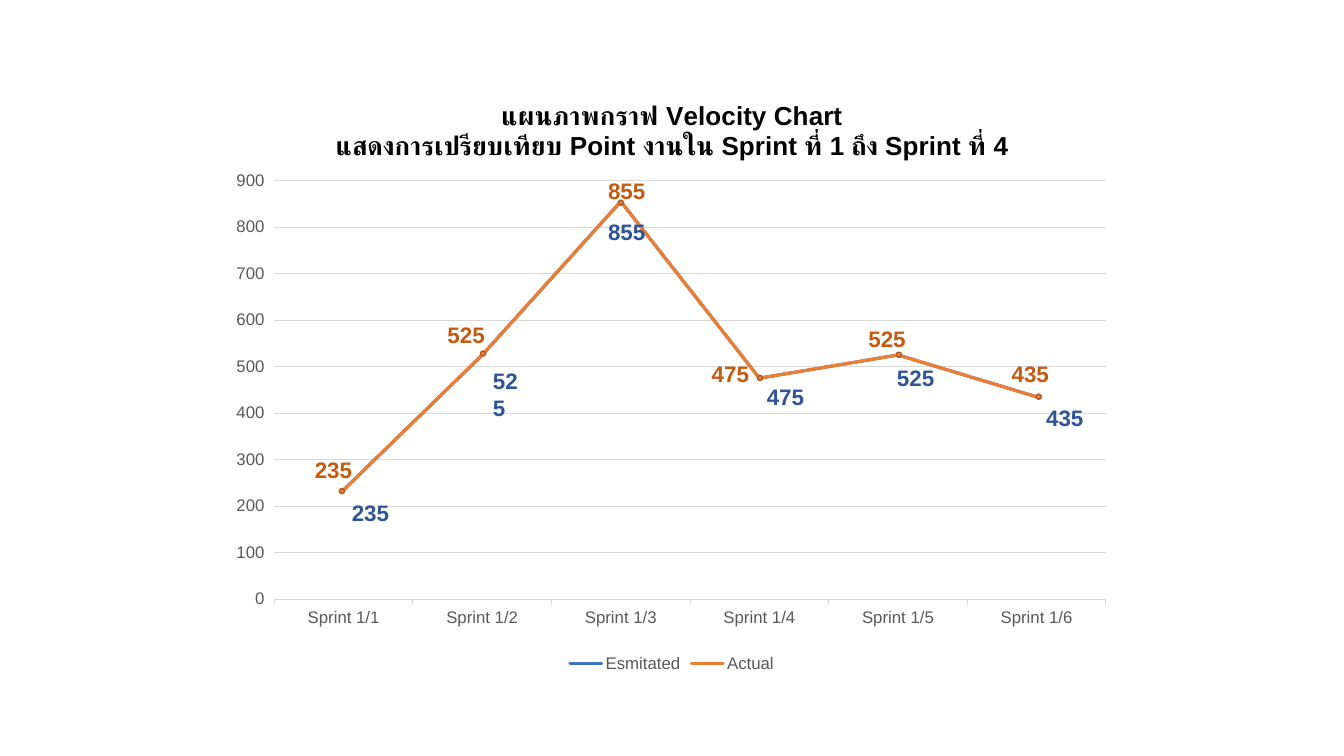
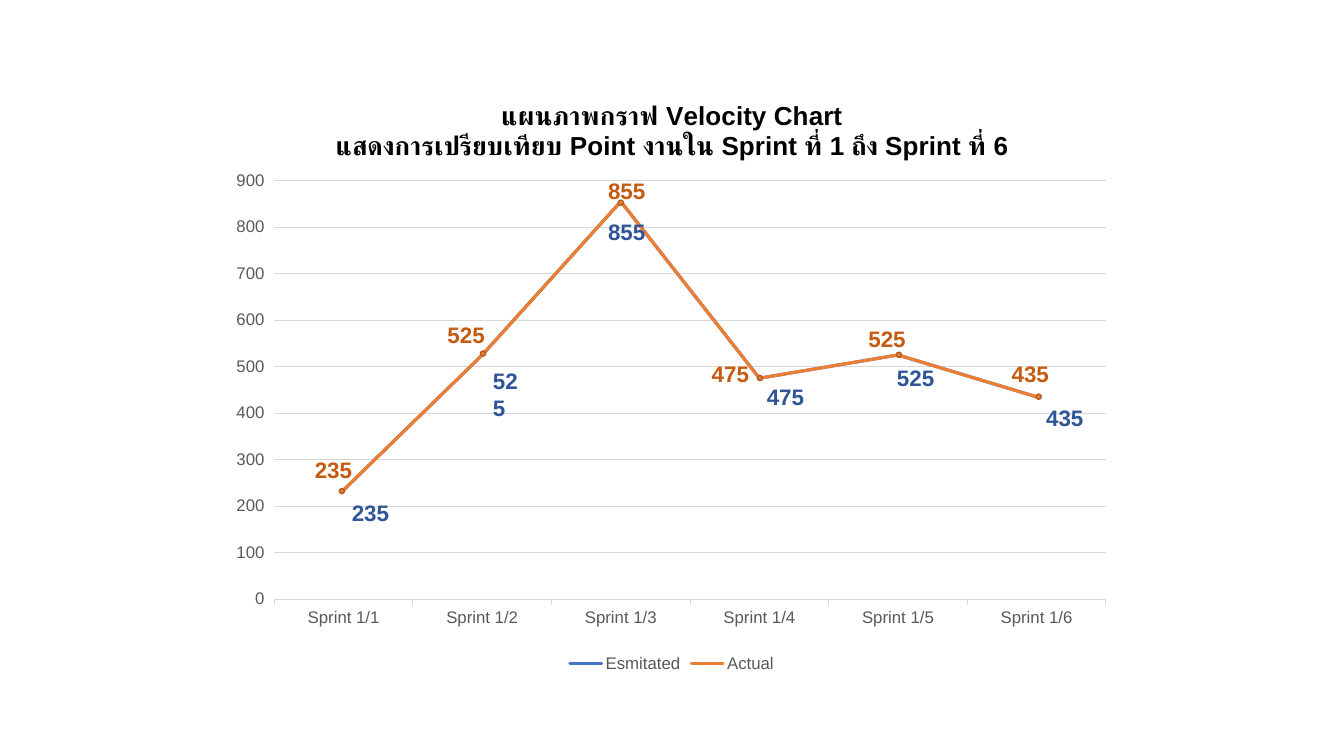
Before and after one commit to wirat0155/team4, a slide deck: slide 2 of Burndown & Velocity/V1.7.1 [2021-08-10] Burndown Velocity Sprint 1-6.pptx. Drawn at 1344x756 pixels with LibreOffice and Linux fonts; fonts in the diff are those of the drawing. Boxes give left, top, right and bottom in pixels: in the first picture for what was removed or moved away, otherwise in the second. Text is boxed around its words. In the diff, an @@ line names an element or a change of style, - is before the commit and + after.

Commit message:
Burndown & Velocity sprint 7

```diff
--- a/Burndown & Velocity/V1.7.1 [2021-08-10] Burndown Velocity Sprint 1-6.pptx
+++ b/Burndown & Velocity/V1.7.1 [2021-08-10] Burndown Velocity Sprint 1-6.pptx
@@ line chart at <box>224,80,1120,678</box> @@
@@ title "แผนภาพกราฟ Velocity Chart แสดงการเปรียบเทียบ Point งานใน Sprint ที่ 1 ถึง Sprint ที่ 4 " to "แผนภาพกราฟ Velocity Chart แสดงการเปรียบเทียบ Point งานใน Sprint ที่ 1 ถึง Sprint ที่ 6 " @@
```
Also in this commit, not shown: 3 other files.
